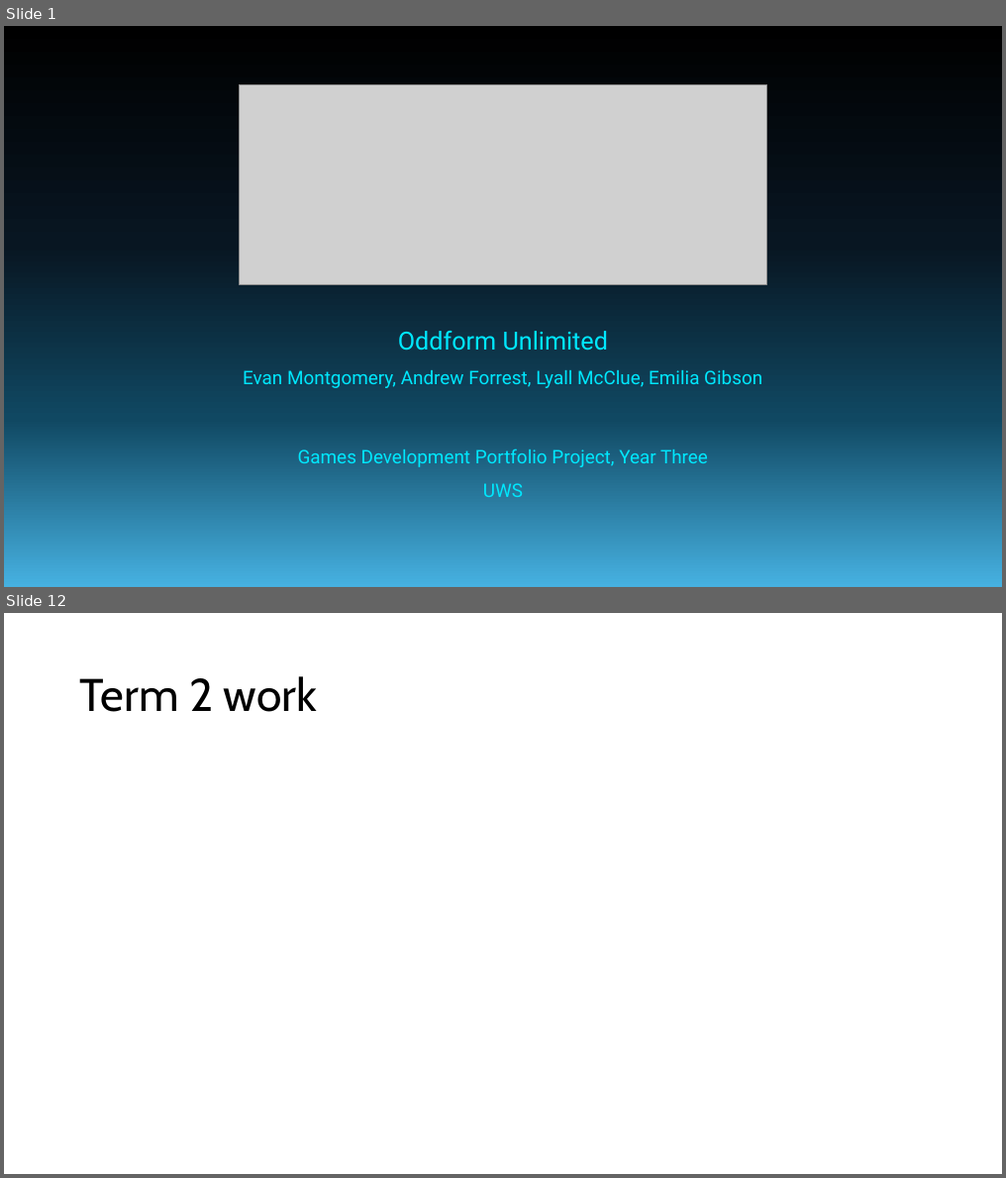
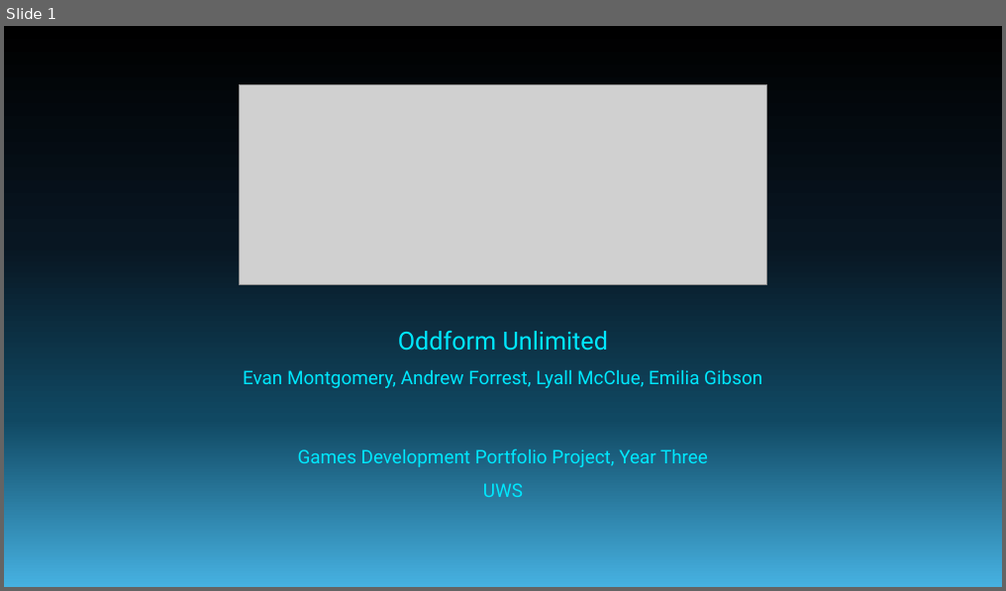
Before and after one commit to forrest10101/Portfolio-Platformer, a slide deck: TechnoSprint Pitch Presentation.pptx. Shown one above the other, each under a label of ours: slides 1 and 12 before the commit, slide 1 after it; the slides between them are not shown. The pictures are 1006x1178 and 1006x591 pixels, drawn with LibreOffice and Linux fonts; fonts in the diff are those of the drawing; grey boxes stand for pictures. Boxes give left, top, right and bottom in pixels: in the first picture for what was removed or moved away, otherwise in the second. Text is boxed around its words. In the diff, an @@ line names an element or a change of style, - is before the commit and + after.

```diff
--- a/TechnoSprint Pitch Presentation.pptx
+++ b/TechnoSprint Pitch Presentation.pptx
@@ slide 12 removed at [4, 613, 1002, 1174], background #FFFFFF @@
@@ title removed at [80, 676, 317, 712] @@
-Term 2 work
```
Also in this commit, not shown: 6 slides changed, 8 slides added, 6 other slides removed, 1 other file.
